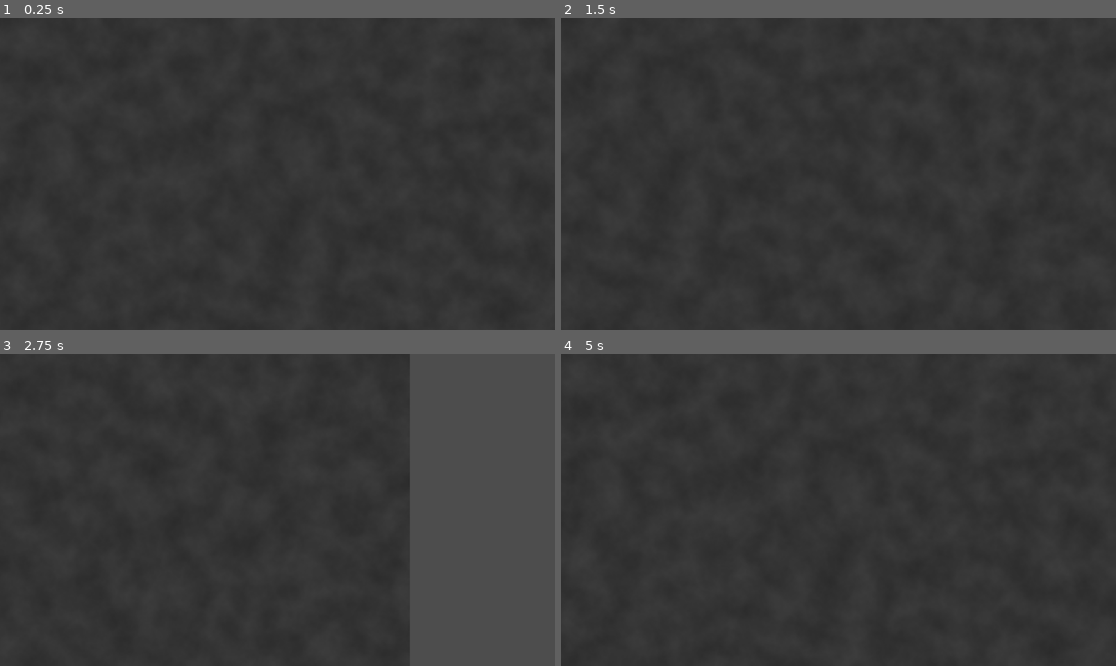
Above: before the commit, frames 1-4 (two rows, left to right).
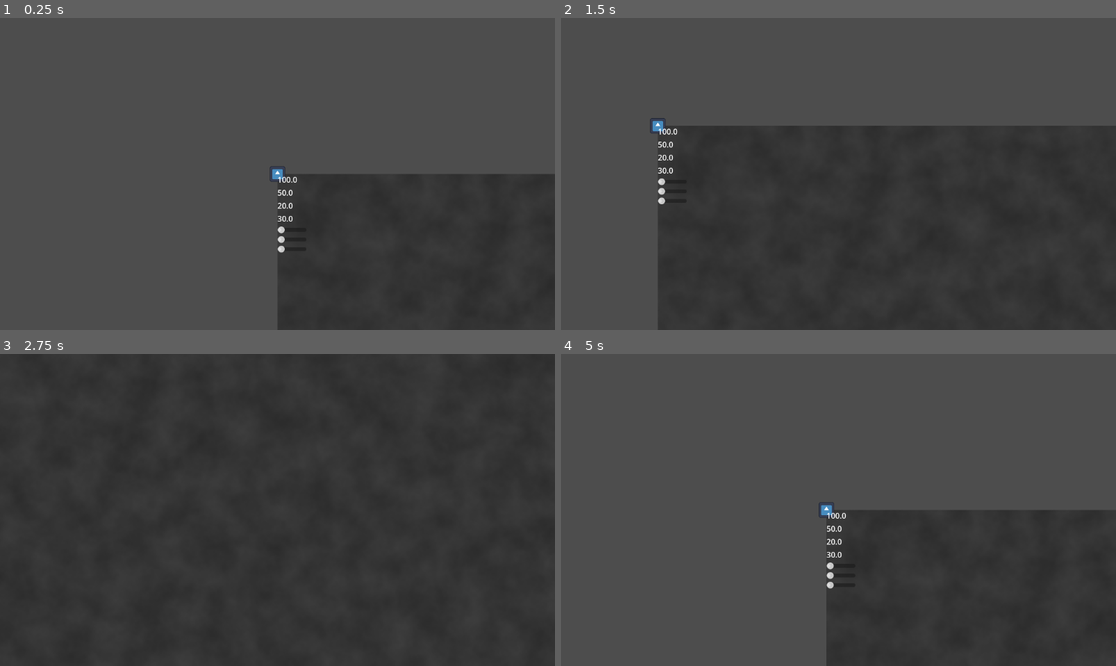
Above: after the commit, the same moments.

Repository: helmasur/conduit_rts
Game: Godot game, scene res://main.tscn
The game is run twice, just before and just after one commit, with the same random seed, the same clock (stepped at 60 frames per second) and the same inputs. The engine's default icon, where the game draws it, is replaced by a stand-in: a white triangle on a blue panel in a dark square.
Inputs (mouse positions are in pixels of both pictures, inside the frame that each line leads up to):
- Up to frame 1 (0.25 s): no input
- Up to frame 2 (1.5 s): tap Enter at 0.5 s; move the mouse to (960, 158) at 0.52 s; hold D (move_right) 0.53-1.28 s; click (960, 158) at 0.67 s; move the mouse to (727, 189) at 1.27 s; hold S (move_down) from 1.28 s (still down)
- Up to frame 3 (2.75 s): move the mouse to (333, 441) at 2.02 s; release S (move_down) at 2.03 s; hold D (move_right) from 2.03 s (still down)
- Up to frame 4 (5 s): move the mouse to (810, 572) at 2.77 s; release D (move_right) at 2.78 s; hold W (move_up) 2.78-3.53 s; click (810, 572) at 2.92 s; move the mouse to (1005, 556) at 3.52 s; hold A (move_left) from 3.53 s (still down); move the mouse to (672, 463) at 4.27 s

The runs differ from the first frame. In frame 1, 43% of the frame differs, in the area x 0-100%, y 0-100%; in frame 2, 27%; in frame 3, 15%; in frame 4, 42%.

Commit message:
attributes

Diff:
--- a/main.gd
+++ b/main.gd
@@ -3,8 +3,11 @@
 func _ready() -> void:
 	print_tree()
 	var unit_scene = preload("res://unit.tscn")
-	for i in range(30):
-		var unit_instance = unit_scene.instantiate()
-		# Justera positionen så att de inte hamnar på exakt samma ställe
-		unit_instance.position = Vector2(50 * i, 10)
-		add_child(unit_instance)
+	var unit_one = unit_scene.instantiate()
+	add_child(unit_one)
+	unit_one.build_finished()
+	#for i in range(1):
+		#var unit_instance = unit_scene.instantiate()
+		## Justera positionen så att de inte hamnar på exakt samma ställe
+		#unit_instance.position = Vector2(50 * i, 10)
+		#add_child(unit_instance)
--- a/main.tscn
+++ b/main.tscn
@@ -18,7 +18,6 @@
 script = ExtResource("1_h2yge")
 
 [node name="Camera2D" type="Camera2D" parent="."]
-position = Vector2(1048, 976)
 script = ExtResource("2_0xm2m")
 
 [node name="Sprite2D" type="Sprite2D" parent="."]
--- /dev/null
+++ b/unit.gd
@@ -0,0 +1,90 @@
+extends CharacterBody2D
+
+@export var total_energy: float = 100.0
+
+@export var health_prop: float = 0.5
+@export var speed_prop: float = 0.3
+@export var attack_prop: float = 0.2
+
+var target_health_prop: float
+var target_speed_prop: float
+var target_attack_prop: float
+
+var health_current: float
+
+func _ready() -> void:
+	# Initiera target-variablerna
+	target_health_prop = health_prop
+	target_speed_prop = speed_prop
+	target_attack_prop = attack_prop
+
+	normalize_proportions()
+	health_current = 1
+	add_to_group("units")
+
+func _physics_process(delta: float) -> void:
+	# Smidigt närma oss målvärdena
+	var lerp_factor = 2.0 * delta  # Justera efter tycke och smak
+	health_prop = lerp(health_prop, target_health_prop, lerp_factor)
+	speed_prop = lerp(speed_prop, target_speed_prop, lerp_factor)
+	attack_prop = lerp(attack_prop, target_attack_prop, lerp_factor)
+	normalize_proportions()
+
+	# Rörelse och wrapping
+	var direction = Vector2.ZERO
+	velocity = direction.normalized() * get_speed_value()
+	move_and_slide()
+	global_position = Utils.wrap_position(global_position)
+	queue_redraw()
+
+func _draw() -> void:
+	# Ritar en cirkel baserad på nuvarande health (exempel)
+	# draw_circle(Vector2.ZERO, health_current, Color.RED)
+	pass
+
+func normalize_proportions() -> void:
+	var sum_props = health_prop + speed_prop + attack_prop
+	if sum_props == 0:
+		health_prop = 1.0
+		speed_prop = 0.0
+		attack_prop = 0.0
+	else:
+		health_prop /= sum_props
+		speed_prop /= sum_props
+		attack_prop /= sum_props
+	var sum_target_props = target_health_prop + target_speed_prop + target_attack_prop
+	if sum_target_props == 0:
+		target_health_prop = 1.0
+		target_speed_prop = 0.0
+		target_attack_prop = 0.0
+	else:
+		target_health_prop /= sum_target_props
+		target_speed_prop /= sum_target_props
+		target_attack_prop /= sum_target_props
+
+func get_health_max() -> float:
+	return max(1.0, health_prop * total_energy)
+
+func get_speed_value() -> float:
+	return speed_prop * total_energy
+
+func get_attack_value() -> float:
+	return attack_prop * total_energy
+
+func apply_damage(amount: float) -> void:
+	health_current = max(0, health_current - amount)
+	if health_current <= 0:
+		queue_free()
+
+func build_finished() -> void:
+	health_current = get_health_max()
+
+# GUI callbacks:
+func _on_h_slider_value_changed(value: float) -> void:
+	target_health_prop = value
+
+func _on_s_slider_value_changed(value: float) -> void:
+	target_speed_prop = value
+
+func _on_p_slider_value_changed(value: float) -> void:
+	target_attack_prop = value
--- a/unit.tscn
+++ b/unit.tscn
@@ -1,22 +1,62 @@
-[gd_scene load_steps=4 format=3 uid="uid://bxnd7hcypruou"]
+[gd_scene load_steps=5 format=3 uid="uid://bxnd7hcypruou"]
 
-[ext_resource type="Script" uid="uid://3lfq38iin0t7" path="res://unit_body.gd" id="2_davkp"]
+[ext_resource type="Script" uid="uid://3lfq38iin0t7" path="res://unit.gd" id="1_ctwoc"]
+[ext_resource type="Script" uid="uid://d32sydsb8rese" path="res://unit_gui.gd" id="3_5wnup"]
 [ext_resource type="Texture2D" uid="uid://dqcru6qg2a3f0" path="res://icon.svg" id="3_davkp"]
 
 [sub_resource type="RectangleShape2D" id="RectangleShape2D_ctwoc"]
 size = Vector2(32, 32)
 
-[node name="Unit" type="Node2D"]
+[node name="Unit" type="CharacterBody2D"]
+motion_mode = 1
+script = ExtResource("1_ctwoc")
 
-[node name="unit body" type="CharacterBody2D" parent="."]
-motion_mode = 1
-script = ExtResource("2_davkp")
-speed = 100
-
-[node name="Sprite2D" type="Sprite2D" parent="unit body"]
+[node name="Sprite2D" type="Sprite2D" parent="."]
 scale = Vector2(0.25, 0.25)
 texture = ExtResource("3_davkp")
 
-[node name="CollisionShape2D" type="CollisionShape2D" parent="unit body"]
+[node name="CollisionShape2D" type="CollisionShape2D" parent="."]
 visible = false
 shape = SubResource("RectangleShape2D_ctwoc")
+
+[node name="unit gui" type="VBoxContainer" parent="."]
+offset_right = 60.0
+offset_bottom = 164.0
+script = ExtResource("3_5wnup")
+
+[node name="E" type="Label" parent="unit gui"]
+layout_mode = 2
+
+[node name="H" type="Label" parent="unit gui"]
+layout_mode = 2
+
+[node name="P" type="Label" parent="unit gui"]
+layout_mode = 2
+
+[node name="S" type="Label" parent="unit gui"]
+layout_mode = 2
+
+[node name="HSlider" type="HSlider" parent="unit gui"]
+layout_mode = 2
+max_value = 1.0
+step = 0.01
+scrollable = false
+
+[node name="PSlider" type="HSlider" parent="unit gui"]
+layout_mode = 2
+max_value = 1.0
+step = 0.01
+scrollable = false
+
+[node name="SSlider" type="HSlider" parent="unit gui"]
+layout_mode = 2
+max_value = 1.0
+step = 0.01
+scrollable = false
+
+[connection signal="value_changed" from="unit gui/HSlider" to="." method="_on_h_slider_value_changed"]
+[connection signal="value_changed" from="unit gui/HSlider" to="unit gui" method="_on_h_slider_value_changed"]
+[connection signal="value_changed" from="unit gui/PSlider" to="." method="_on_p_slider_value_changed"]
+[connection signal="value_changed" from="unit gui/PSlider" to="unit gui" method="_on_p_slider_value_changed"]
+[connection signal="value_changed" from="unit gui/SSlider" to="." method="_on_s_slider_value_changed"]
+[connection signal="value_changed" from="unit gui/SSlider" to="unit gui" method="_on_s_slider_value_changed"]
--- a/unit_body.gd
+++ /dev/null
@@ -1,29 +0,0 @@
-extends CharacterBody2D
-
-var space
-@export var speed = 20
-
-func _ready() -> void:
-	add_to_group("units")
-	var t = Timer.new()
-	t.wait_time = 2.0
-	t.one_shot = false  # Om du vill att den ska loopa, sätt till false
-	add_child(t)  # Lägg till timern i scenen
-	t.start()
-	t.timeout.connect(_change_direction)  # Korrekt sätt att ansluta signalen
-	_change_direction()
-
-func _physics_process(_delta):
-	space = Utils.calc_free_space_factor(global_position)
-	queue_redraw()
-	move_and_slide()
-	global_position = Utils.wrap_position(global_position)
-
-
-func _draw():
-	draw_circle(Vector2.ZERO, space, Color.RED, false, 2, true)
-
-func _change_direction():
-	velocity = Vector2(randi_range(-100, 100), randi_range(-100, 100))
-	velocity = velocity.normalized()
-	velocity *= speed
--- /dev/null
+++ b/unit_gui.gd
@@ -0,0 +1,28 @@
+extends VBoxContainer
+
+func _ready() -> void:
+	$HSlider.value = get_parent().target_health_prop
+	$PSlider.value = get_parent().target_attack_prop
+	$SSlider.value = get_parent().target_speed_prop
+
+func _process(delta: float) -> void:
+	$E.text = str(round(get_parent().total_energy))
+	$H.text = str(round(get_parent().health_current))
+	$P.text = str(round(get_parent().get_attack_value()))
+	$S.text = str(round(get_parent().get_speed_value()))
+
+
+
+func _on_h_slider_value_changed(value: float) -> void:
+	$PSlider.value = get_parent().target_attack_prop
+	$SSlider.value = get_parent().target_speed_prop
+
+
+func _on_p_slider_value_changed(value: float) -> void:
+	$HSlider.value = get_parent().target_health_prop
+	$SSlider.value = get_parent().target_speed_prop
+
+
+func _on_s_slider_value_changed(value: float) -> void:
+	$HSlider.value = get_parent().target_health_prop
+	$PSlider.value = get_parent().target_attack_prop
Renamed: unit_body.gd.uid -> unit.gd.uid
Not shown, added: unit_gui.gd.uid
